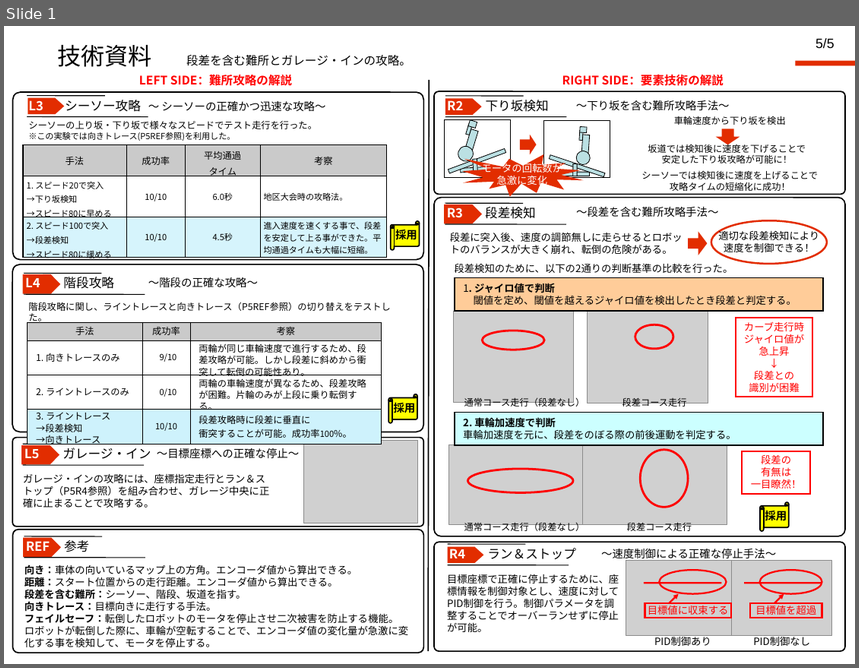
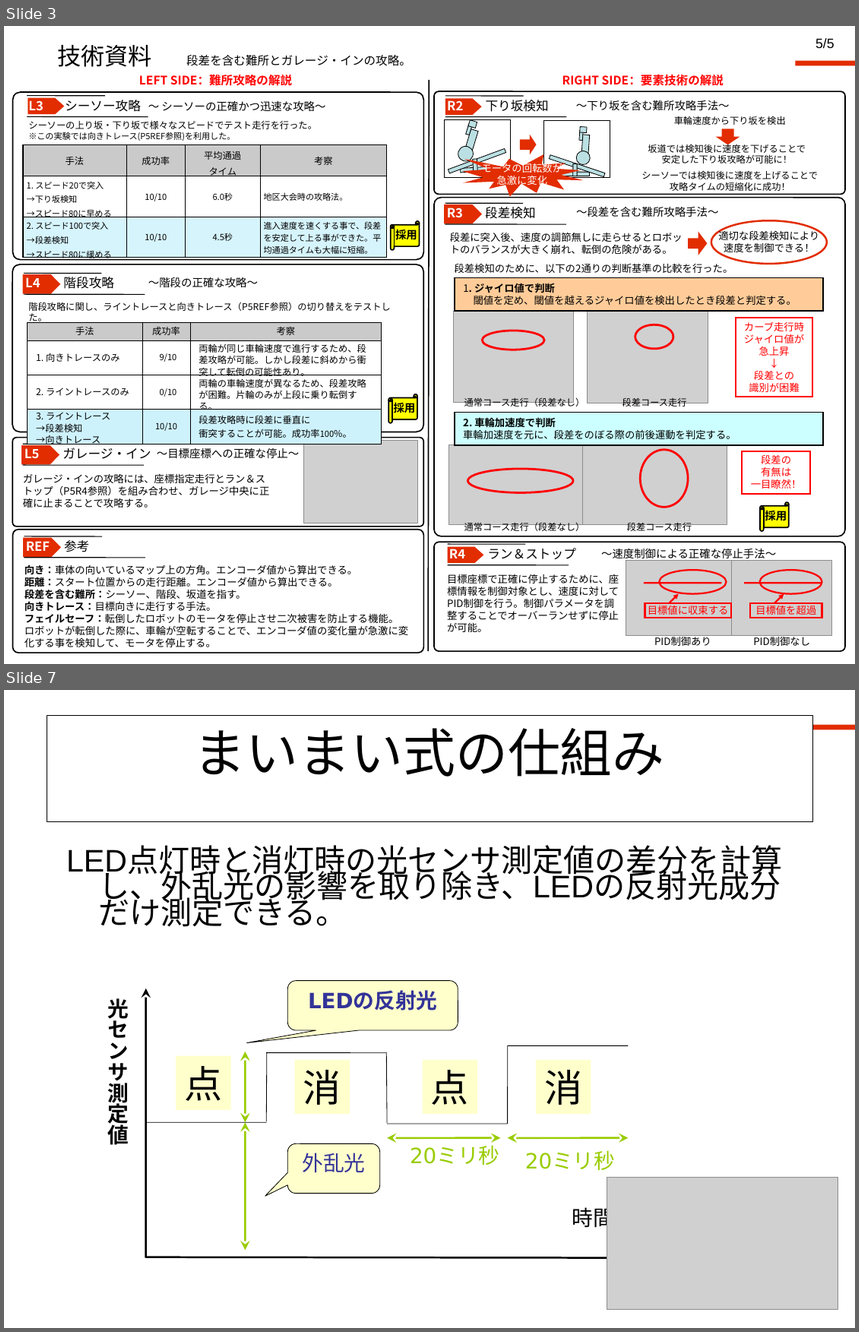
Before and after one commit to jrits/model2011, a slide deck: model_5/222_hamarobo_model_5.ppt. Shown one above the other, each under a label of ours: slide 1 before the commit, slides 3 and 7 after it; the slides between them are not shown. The pictures are 859x668 and 859x1332 pixels, drawn with LibreOffice and Linux fonts; fonts in the diff are those of the drawing; grey boxes stand for pictures; background and template pictures are left out. Boxes give left, top, right and bottom in pixels: in the first picture for what was removed or moved away, otherwise in the second. Text is boxed around its words. In the diff, an @@ line names an element or a change of style, - is before the commit and + after.

```diff
--- a/model_5/222_hamarobo_model_5.ppt
+++ b/model_5/222_hamarobo_model_5.ppt
@@ slide 7 added at [4, 690, 855, 1328], background #FFFFFF; not listed: 1 template element that a slide beside it also shows @@
@@ title added at [47, 716, 813, 822], fill #FFFFFF, outline #000000 0.74 pt, 62 pt, text #000000 @@
+まいまい式の仕組み
@@ text added at [98, 866, 781, 927], 37 pt, text #000000 @@
+LED点灯時と消灯時の光センサ測定値の差分を計算し、外乱光の影響を取り除き、LEDの反射光成分だけ測定できる。
@@ group added at [107, 980, 636, 1258]: 7 lines, 4 rectangles, 4 texts, 4 double arrows, 2 arrows, 2 rounded speech boxes @@
+点
+消
+消
+点
+時間
+外乱光
+LEDの反射光
+20ミリ秒
+20ミリ秒
+光センサ測定値
@@ picture added at [607, 1177, 838, 1309] @@
@@ what was slide 1 is now slide 3 @@
```
Also in this commit, not shown: 8 other slides added, 4 other files.
